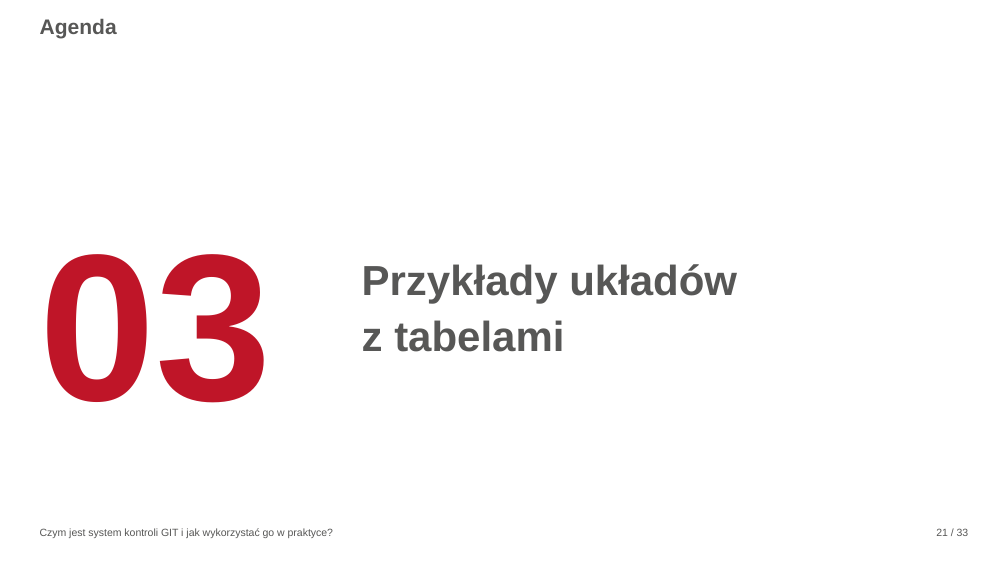
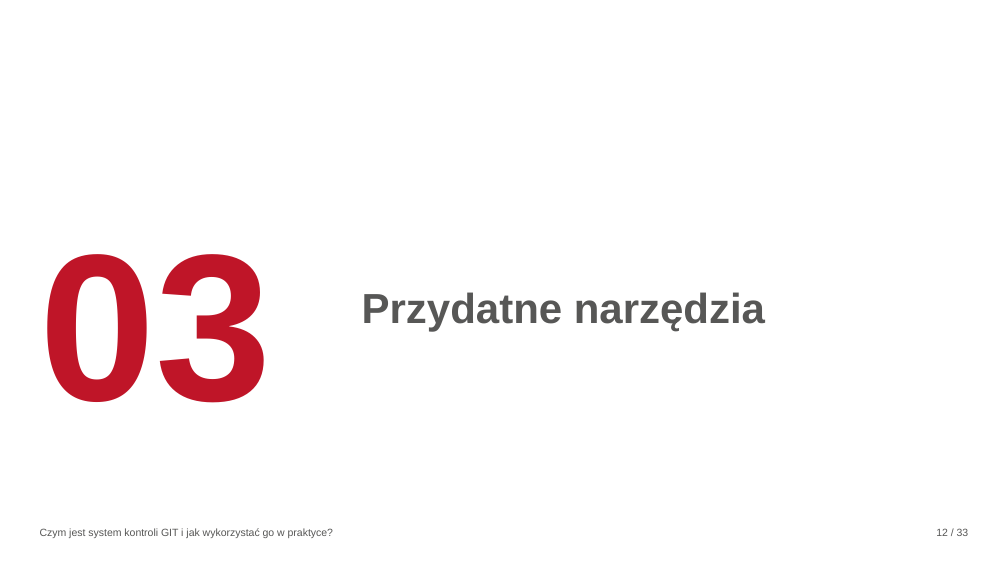
Before and after one commit to KrystynaKan/szkolenie_git, a slide deck: slide 12 of GIT-prezentacja.pptx (slide 21 before the commit). Drawn at 1008x567 pixels with LibreOffice and Linux fonts; fonts in the diff are those of the drawing; background and template pictures are left out. Boxes give left, top, right and bottom in pixels: in the first picture for what was removed or moved away, otherwise in the second. Text is boxed around its words. In the diff, an @@ line names an element or a change of style, - is before the commit and + after.

```diff
--- a/GIT-prezentacja.pptx
+++ b/GIT-prezentacja.pptx
@@ title removed at (x1=40, y1=19, x2=117, y2=38) @@
-Agenda
@@ text at (x1=362, y1=292, x2=765, y2=332): text changed @@
-Przykłady układów
-z tabelami
+Przydatne narzędzia
@@ page number added at (x1=936, y1=528, x2=948, y2=536), 10 pt, text none @@
+12
@@ page number at (x1=957, y1=528, x2=969, y2=536): text changed @@
-21 / 33
+12 / 33
```
Also in this commit, not shown: 15 other slides changed, 1 slide added, 23 slides removed.
